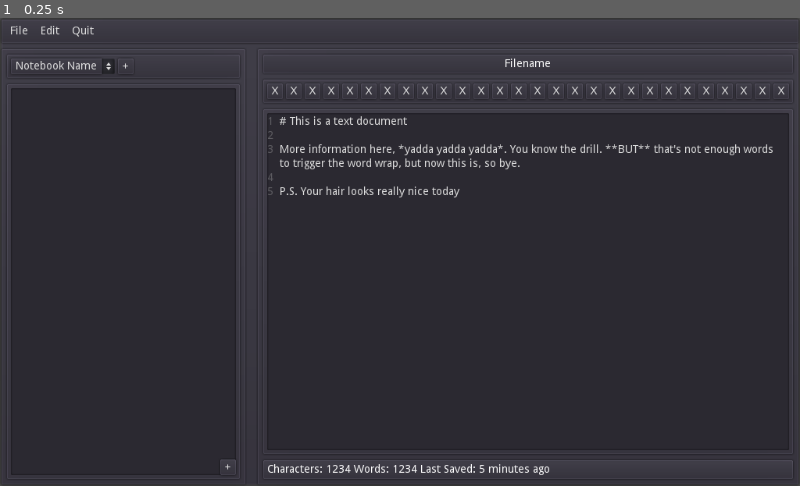
Above: before the commit, frame 1.
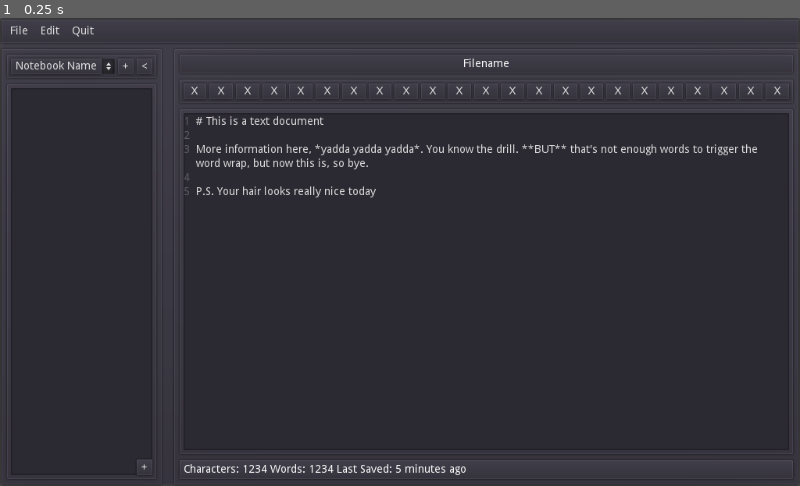
Above: after the commit, the same moment.

Repository: graycastle/ProjectCodex
Game: Godot game, scene res://Application.tscn
Same seed, same stepped clock (60 frames per second), same inputs: the game is played once before the commit and once after it. The project has no main scene, so this scene is started directly.
Inputs:
- Up to frame 1 (0.25 s): no input

The runs differ from the first frame. In frame 1, 3.2% of the frame differs, in the area x 17-99%, y 6-99%.

Commit message:
Additional GUI tweaks for initial version

Diff:
--- a/Application.tscn
+++ b/Application.tscn
@@ -55,26 +55,25 @@
 [node name="ApplicationPanes" type="HSplitContainer" parent="ApplicationContainer/MainContainer"]
 margin_right = 1024.0
 margin_bottom = 562.0
-split_offset = 200
 
 [node name="LeftPanePanel" type="PanelContainer" parent="ApplicationContainer/MainContainer/ApplicationPanes"]
-margin_right = 316.0
+margin_right = 209.0
 margin_bottom = 562.0
 
 [node name="LeftPaneContainer" type="VBoxContainer" parent="ApplicationContainer/MainContainer/ApplicationPanes/LeftPanePanel"]
 margin_left = 7.0
 margin_top = 7.0
-margin_right = 309.0
+margin_right = 202.0
 margin_bottom = 555.0
 
 [node name="NotebookBarContainer" type="PanelContainer" parent="ApplicationContainer/MainContainer/ApplicationPanes/LeftPanePanel/LeftPaneContainer"]
-margin_right = 302.0
+margin_right = 195.0
 margin_bottom = 34.0
 
 [node name="NotebookBarLayout" type="HBoxContainer" parent="ApplicationContainer/MainContainer/ApplicationPanes/LeftPanePanel/LeftPaneContainer/NotebookBarContainer"]
 margin_left = 7.0
 margin_top = 7.0
-margin_right = 295.0
+margin_right = 188.0
 margin_bottom = 27.0
 
 [node name="NotebookSelectionButton" type="OptionButton" parent="ApplicationContainer/MainContainer/ApplicationPanes/LeftPanePanel/LeftPaneContainer/NotebookBarContainer/NotebookBarLayout"]
@@ -88,243 +87,243 @@
 margin_bottom = 20.0
 text = "+"
 
+[node name="CollapsePaneButton" type="Button" parent="ApplicationContainer/MainContainer/ApplicationPanes/LeftPanePanel/LeftPaneContainer/NotebookBarContainer/NotebookBarLayout"]
+margin_left = 161.0
+margin_right = 181.0
+margin_bottom = 20.0
+text = "<"
+
 [node name="FileTreePanel" type="PanelContainer" parent="ApplicationContainer/MainContainer/ApplicationPanes/LeftPanePanel/LeftPaneContainer"]
 margin_top = 38.0
-margin_right = 302.0
+margin_right = 195.0
 margin_bottom = 548.0
 size_flags_vertical = 3
 
 [node name="Tree" type="Tree" parent="ApplicationContainer/MainContainer/ApplicationPanes/LeftPanePanel/LeftPaneContainer/FileTreePanel"]
 margin_left = 7.0
 margin_top = 7.0
-margin_right = 295.0
+margin_right = 188.0
 margin_bottom = 503.0
 
 [node name="TreeButtonsLayout" type="HBoxContainer" parent="ApplicationContainer/MainContainer/ApplicationPanes/LeftPanePanel/LeftPaneContainer/FileTreePanel"]
 margin_left = 7.0
 margin_top = 483.0
-margin_right = 295.0
+margin_right = 188.0
 margin_bottom = 503.0
 size_flags_vertical = 8
 alignment = 2
 
 [node name="Button" type="Button" parent="ApplicationContainer/MainContainer/ApplicationPanes/LeftPanePanel/LeftPaneContainer/FileTreePanel/TreeButtonsLayout"]
-margin_left = 268.0
-margin_right = 288.0
+margin_left = 161.0
+margin_right = 181.0
 margin_bottom = 20.0
 text = "+"
 
 [node name="RightPanePanel" type="PanelContainer" parent="ApplicationContainer/MainContainer/ApplicationPanes"]
-margin_left = 328.0
+margin_left = 221.0
 margin_right = 1024.0
 margin_bottom = 562.0
 
 [node name="RightPaneContainer" type="VBoxContainer" parent="ApplicationContainer/MainContainer/ApplicationPanes/RightPanePanel"]
 margin_left = 7.0
 margin_top = 7.0
-margin_right = 689.0
+margin_right = 796.0
 margin_bottom = 555.0
 
 [node name="FilenameContainer" type="PanelContainer" parent="ApplicationContainer/MainContainer/ApplicationPanes/RightPanePanel/RightPaneContainer"]
-margin_right = 682.0
+margin_right = 789.0
 margin_bottom = 28.0
 
 [node name="FilenameLabel" type="Label" parent="ApplicationContainer/MainContainer/ApplicationPanes/RightPanePanel/RightPaneContainer/FilenameContainer"]
 margin_left = 7.0
 margin_top = 7.0
-margin_right = 675.0
+margin_right = 782.0
 margin_bottom = 21.0
 text = "Filename"
 align = 1
 
 [node name="FormattingBarPanel" type="PanelContainer" parent="ApplicationContainer/MainContainer/ApplicationPanes/RightPanePanel/RightPaneContainer"]
 margin_top = 32.0
-margin_right = 682.0
+margin_right = 789.0
 margin_bottom = 66.0
 
 [node name="FormattingBarLayout" type="HBoxContainer" parent="ApplicationContainer/MainContainer/ApplicationPanes/RightPanePanel/RightPaneContainer/FormattingBarPanel"]
 margin_left = 7.0
 margin_top = 7.0
-margin_right = 675.0
+margin_right = 782.0
 margin_bottom = 27.0
+alignment = 1
 
 [node name="FormattingButton" type="Button" parent="ApplicationContainer/MainContainer/ApplicationPanes/RightPanePanel/RightPaneContainer/FormattingBarPanel/FormattingBarLayout"]
-margin_right = 20.0
-margin_bottom = 20.0
+margin_right = 29.0
+margin_bottom = 20.0
+size_flags_horizontal = 3
 text = "X"
 
 [node name="FormattingButton2" type="Button" parent="ApplicationContainer/MainContainer/ApplicationPanes/RightPanePanel/RightPaneContainer/FormattingBarPanel/FormattingBarLayout"]
-margin_left = 24.0
-margin_right = 44.0
-margin_bottom = 20.0
+margin_left = 33.0
+margin_right = 63.0
+margin_bottom = 20.0
+size_flags_horizontal = 3
 text = "X"
 
 [node name="FormattingButton3" type="Button" parent="ApplicationContainer/MainContainer/ApplicationPanes/RightPanePanel/RightPaneContainer/FormattingBarPanel/FormattingBarLayout"]
-margin_left = 48.0
-margin_right = 68.0
-margin_bottom = 20.0
+margin_left = 67.0
+margin_right = 97.0
+margin_bottom = 20.0
+size_flags_horizontal = 3
 text = "X"
 
 [node name="FormattingButton4" type="Button" parent="ApplicationContainer/MainContainer/ApplicationPanes/RightPanePanel/RightPaneContainer/FormattingBarPanel/FormattingBarLayout"]
-margin_left = 72.0
-margin_right = 92.0
-margin_bottom = 20.0
+margin_left = 101.0
+margin_right = 131.0
+margin_bottom = 20.0
+size_flags_horizontal = 3
 text = "X"
 
 [node name="FormattingButton5" type="Button" parent="ApplicationContainer/MainContainer/ApplicationPanes/RightPanePanel/RightPaneContainer/FormattingBarPanel/FormattingBarLayout"]
-margin_left = 96.0
-margin_right = 116.0
-margin_bottom = 20.0
+margin_left = 135.0
+margin_right = 165.0
+margin_bottom = 20.0
+size_flags_horizontal = 3
 text = "X"
 
 [node name="FormattingButton6" type="Button" parent="ApplicationContainer/MainContainer/ApplicationPanes/RightPanePanel/RightPaneContainer/FormattingBarPanel/FormattingBarLayout"]
-margin_left = 120.0
-margin_right = 140.0
-margin_bottom = 20.0
+margin_left = 169.0
+margin_right = 199.0
+margin_bottom = 20.0
+size_flags_horizontal = 3
 text = "X"
 
 [node name="FormattingButton7" type="Button" parent="ApplicationContainer/MainContainer/ApplicationPanes/RightPanePanel/RightPaneContainer/FormattingBarPanel/FormattingBarLayout"]
-margin_left = 144.0
-margin_right = 164.0
-margin_bottom = 20.0
+margin_left = 203.0
+margin_right = 233.0
+margin_bottom = 20.0
+size_flags_horizontal = 3
 text = "X"
 
 [node name="FormattingButton8" type="Button" parent="ApplicationContainer/MainContainer/ApplicationPanes/RightPanePanel/RightPaneContainer/FormattingBarPanel/FormattingBarLayout"]
-margin_left = 168.0
-margin_right = 188.0
-margin_bottom = 20.0
+margin_left = 237.0
+margin_right = 266.0
+margin_bottom = 20.0
+size_flags_horizontal = 3
 text = "X"
 
 [node name="FormattingButton9" type="Button" parent="ApplicationContainer/MainContainer/ApplicationPanes/RightPanePanel/RightPaneContainer/FormattingBarPanel/FormattingBarLayout"]
-margin_left = 192.0
-margin_right = 212.0
-margin_bottom = 20.0
+margin_left = 270.0
+margin_right = 300.0
+margin_bottom = 20.0
+size_flags_horizontal = 3
 text = "X"
 
 [node name="FormattingButton10" type="Button" parent="ApplicationContainer/MainContainer/ApplicationPanes/RightPanePanel/RightPaneContainer/FormattingBarPanel/FormattingBarLayout"]
-margin_left = 216.0
-margin_right = 236.0
-margin_bottom = 20.0
+margin_left = 304.0
+margin_right = 334.0
+margin_bottom = 20.0
+size_flags_horizontal = 3
 text = "X"
 
 [node name="FormattingButton11" type="Button" parent="ApplicationContainer/MainContainer/ApplicationPanes/RightPanePanel/RightPaneContainer/FormattingBarPanel/FormattingBarLayout"]
-margin_left = 240.0
-margin_right = 260.0
-margin_bottom = 20.0
+margin_left = 338.0
+margin_right = 368.0
+margin_bottom = 20.0
+size_flags_horizontal = 3
 text = "X"
 
 [node name="FormattingButton12" type="Button" parent="ApplicationContainer/MainContainer/ApplicationPanes/RightPanePanel/RightPaneContainer/FormattingBarPanel/FormattingBarLayout"]
-margin_left = 264.0
-margin_right = 284.0
-margin_bottom = 20.0
+margin_left = 372.0
+margin_right = 402.0
+margin_bottom = 20.0
+size_flags_horizontal = 3
 text = "X"
 
 [node name="FormattingButton13" type="Button" parent="ApplicationContainer/MainContainer/ApplicationPanes/RightPanePanel/RightPaneContainer/FormattingBarPanel/FormattingBarLayout"]
-margin_left = 288.0
-margin_right = 308.0
-margin_bottom = 20.0
+margin_left = 406.0
+margin_right = 436.0
+margin_bottom = 20.0
+size_flags_horizontal = 3
 text = "X"
 
 [node name="FormattingButton14" type="Button" parent="ApplicationContainer/MainContainer/ApplicationPanes/RightPanePanel/RightPaneContainer/FormattingBarPanel/FormattingBarLayout"]
-margin_left = 312.0
-margin_right = 332.0
-margin_bottom = 20.0
+margin_left = 440.0
+margin_right = 470.0
+margin_bottom = 20.0
+size_flags_horizontal = 3
 text = "X"
 
 [node name="FormattingButton15" type="Button" parent="ApplicationContainer/MainContainer/ApplicationPanes/RightPanePanel/RightPaneContainer/FormattingBarPanel/FormattingBarLayout"]
-margin_left = 336.0
-margin_right = 356.0
-margin_bottom = 20.0
+margin_left = 474.0
+margin_right = 504.0
+margin_bottom = 20.0
+size_flags_horizontal = 3
 text = "X"
 
 [node name="FormattingButton16" type="Button" parent="ApplicationContainer/MainContainer/ApplicationPanes/RightPanePanel/RightPaneContainer/FormattingBarPanel/FormattingBarLayout"]
-margin_left = 360.0
-margin_right = 380.0
-margin_bottom = 20.0
+margin_left = 508.0
+margin_right = 537.0
+margin_bottom = 20.0
+size_flags_horizontal = 3
 text = "X"
 
 [node name="FormattingButton17" type="Button" parent="ApplicationContainer/MainContainer/ApplicationPanes/RightPanePanel/RightPaneContainer/FormattingBarPanel/FormattingBarLayout"]
-margin_left = 384.0
-margin_right = 404.0
-margin_bottom = 20.0
+margin_left = 541.0
+margin_right = 571.0
+margin_bottom = 20.0
+size_flags_horizontal = 3
 text = "X"
 
 [node name="FormattingButton18" type="Button" parent="ApplicationContainer/MainContainer/ApplicationPanes/RightPanePanel/RightPaneContainer/FormattingBarPanel/FormattingBarLayout"]
-margin_left = 408.0
-margin_right = 428.0
-margin_bottom = 20.0
+margin_left = 575.0
+margin_right = 605.0
+margin_bottom = 20.0
+size_flags_horizontal = 3
 text = "X"
 
 [node name="FormattingButton19" type="Button" parent="ApplicationContainer/MainContainer/ApplicationPanes/RightPanePanel/RightPaneContainer/FormattingBarPanel/FormattingBarLayout"]
-margin_left = 432.0
-margin_right = 452.0
-margin_bottom = 20.0
+margin_left = 609.0
+margin_right = 639.0
+margin_bottom = 20.0
+size_flags_horizontal = 3
 text = "X"
 
 [node name="FormattingButton20" type="Button" parent="ApplicationContainer/MainContainer/ApplicationPanes/RightPanePanel/RightPaneContainer/FormattingBarPanel/FormattingBarLayout"]
-margin_left = 456.0
-margin_right = 476.0
-margin_bottom = 20.0
+margin_left = 643.0
+margin_right = 673.0
+margin_bottom = 20.0
+size_flags_horizontal = 3
 text = "X"
 
 [node name="FormattingButton21" type="Button" parent="ApplicationContainer/MainContainer/ApplicationPanes/RightPanePanel/RightPaneContainer/FormattingBarPanel/FormattingBarLayout"]
-margin_left = 480.0
-margin_right = 500.0
-margin_bottom = 20.0
+margin_left = 677.0
+margin_right = 707.0
+margin_bottom = 20.0
+size_flags_horizontal = 3
 text = "X"
 
 [node name="FormattingButton22" type="Button" parent="ApplicationContainer/MainContainer/ApplicationPanes/RightPanePanel/RightPaneContainer/FormattingBarPanel/FormattingBarLayout"]
-margin_left = 504.0
-margin_right = 524.0
-margin_bottom = 20.0
+margin_left = 711.0
+margin_right = 741.0
+margin_bottom = 20.0
+size_flags_horizontal = 3
 text = "X"
 
 [node name="FormattingButton23" type="Button" parent="ApplicationContainer/MainContainer/ApplicationPanes/RightPanePanel/RightPaneContainer/FormattingBarPanel/FormattingBarLayout"]
-margin_left = 528.0
-margin_right = 548.0
-margin_bottom = 20.0
-text = "X"
-
-[node name="FormattingButton24" type="Button" parent="ApplicationContainer/MainContainer/ApplicationPanes/RightPanePanel/RightPaneContainer/FormattingBarPanel/FormattingBarLayout"]
-margin_left = 552.0
-margin_right = 572.0
-margin_bottom = 20.0
-text = "X"
-
-[node name="FormattingButton25" type="Button" parent="ApplicationContainer/MainContainer/ApplicationPanes/RightPanePanel/RightPaneContainer/FormattingBarPanel/FormattingBarLayout"]
-margin_left = 576.0
-margin_right = 596.0
-margin_bottom = 20.0
-text = "X"
-
-[node name="FormattingButton26" type="Button" parent="ApplicationContainer/MainContainer/ApplicationPanes/RightPanePanel/RightPaneContainer/FormattingBarPanel/FormattingBarLayout"]
-margin_left = 600.0
-margin_right = 620.0
-margin_bottom = 20.0
-text = "X"
-
-[node name="FormattingButton27" type="Button" parent="ApplicationContainer/MainContainer/ApplicationPanes/RightPanePanel/RightPaneContainer/FormattingBarPanel/FormattingBarLayout"]
-margin_left = 624.0
-margin_right = 644.0
-margin_bottom = 20.0
-text = "X"
-
-[node name="FormattingButton28" type="Button" parent="ApplicationContainer/MainContainer/ApplicationPanes/RightPanePanel/RightPaneContainer/FormattingBarPanel/FormattingBarLayout"]
-margin_left = 648.0
-margin_right = 668.0
-margin_bottom = 20.0
+margin_left = 745.0
+margin_right = 775.0
+margin_bottom = 20.0
+size_flags_horizontal = 3
 text = "X"
 
 [node name="TextEditorPanel" type="PanelContainer" parent="ApplicationContainer/MainContainer/ApplicationPanes/RightPanePanel/RightPaneContainer"]
 margin_top = 70.0
-margin_right = 682.0
+margin_right = 789.0
 margin_bottom = 516.0
 size_flags_vertical = 3
 
 [node name="TextEditor" type="TextEdit" parent="ApplicationContainer/MainContainer/ApplicationPanes/RightPanePanel/RightPaneContainer/TextEditorPanel"]
 margin_left = 7.0
 margin_top = 7.0
-margin_right = 675.0
+margin_right = 782.0
 margin_bottom = 439.0
 text = "# This is a text document
 
@@ -337,13 +336,13 @@
 
 [node name="DocumentStatsPanel" type="PanelContainer" parent="ApplicationContainer/MainContainer/ApplicationPanes/RightPanePanel/RightPaneContainer"]
 margin_top = 520.0
-margin_right = 682.0
+margin_right = 789.0
 margin_bottom = 548.0
 
 [node name="DocumentStatsLayout" type="HBoxContainer" parent="ApplicationContainer/MainContainer/ApplicationPanes/RightPanePanel/RightPaneContainer/DocumentStatsPanel"]
 margin_left = 7.0
 margin_top = 7.0
-margin_right = 675.0
+margin_right = 782.0
 margin_bottom = 21.0
 
 [node name="CharacterCountLabel" type="Label" parent="ApplicationContainer/MainContainer/ApplicationPanes/RightPanePanel/RightPaneContainer/DocumentStatsPanel/DocumentStatsLayout"]
